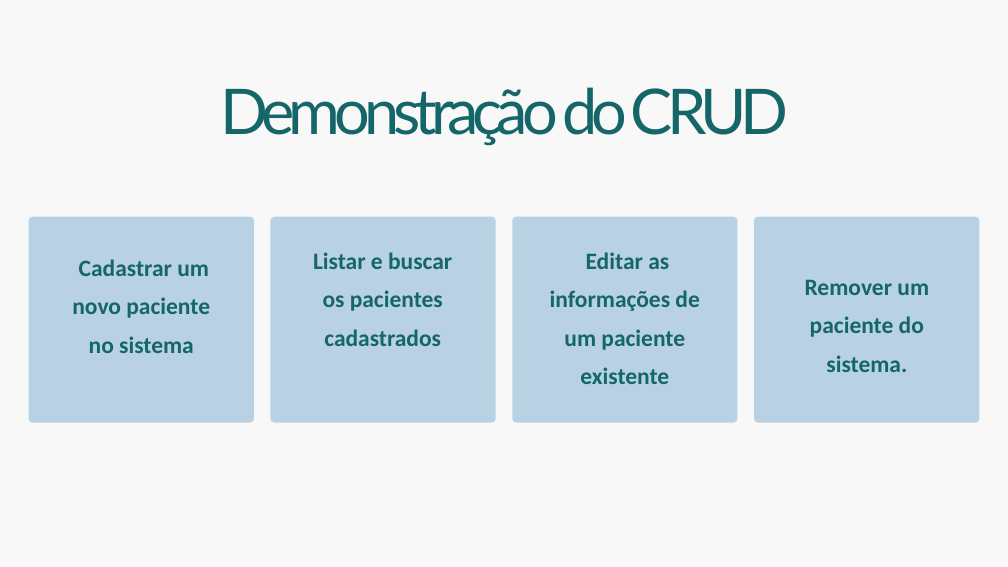
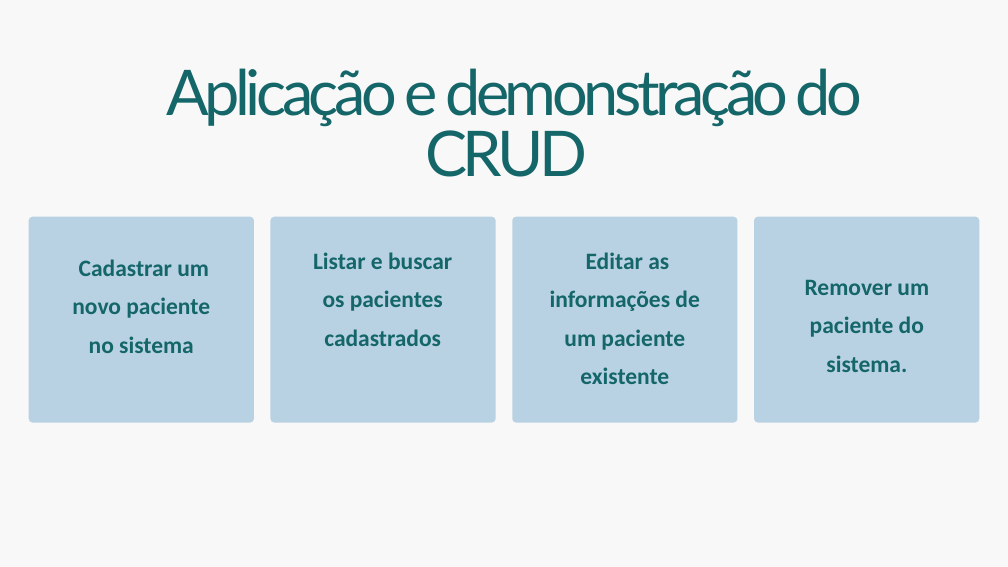
Before and after one commit to lucas0mp/ProjetoPOO-Final, a slide deck: slide 3 of Projeto POO.pptx. Drawn at 1008x567 pixels with LibreOffice and Linux fonts; fonts in the diff are those of the drawing. Boxes give left, top, right and bottom in pixels: in the first picture for what was removed or moved away, otherwise in the second. Text is boxed around its words. In the diff, an @@ line names an element or a change of style, - is before the commit and + after.

Commit message:
Add files via upload
Atualização da apresentação. Atualizando algumas informações sobre a aplicação.

```diff
--- a/Projeto POO.pptx
+++ b/Projeto POO.pptx
@@ text at (166,68,863,177): text changed @@
-Demonstração do CRUD
+Aplicação e demonstração do CRUD
```
Also in this commit, not shown: 2 other slides changed.
